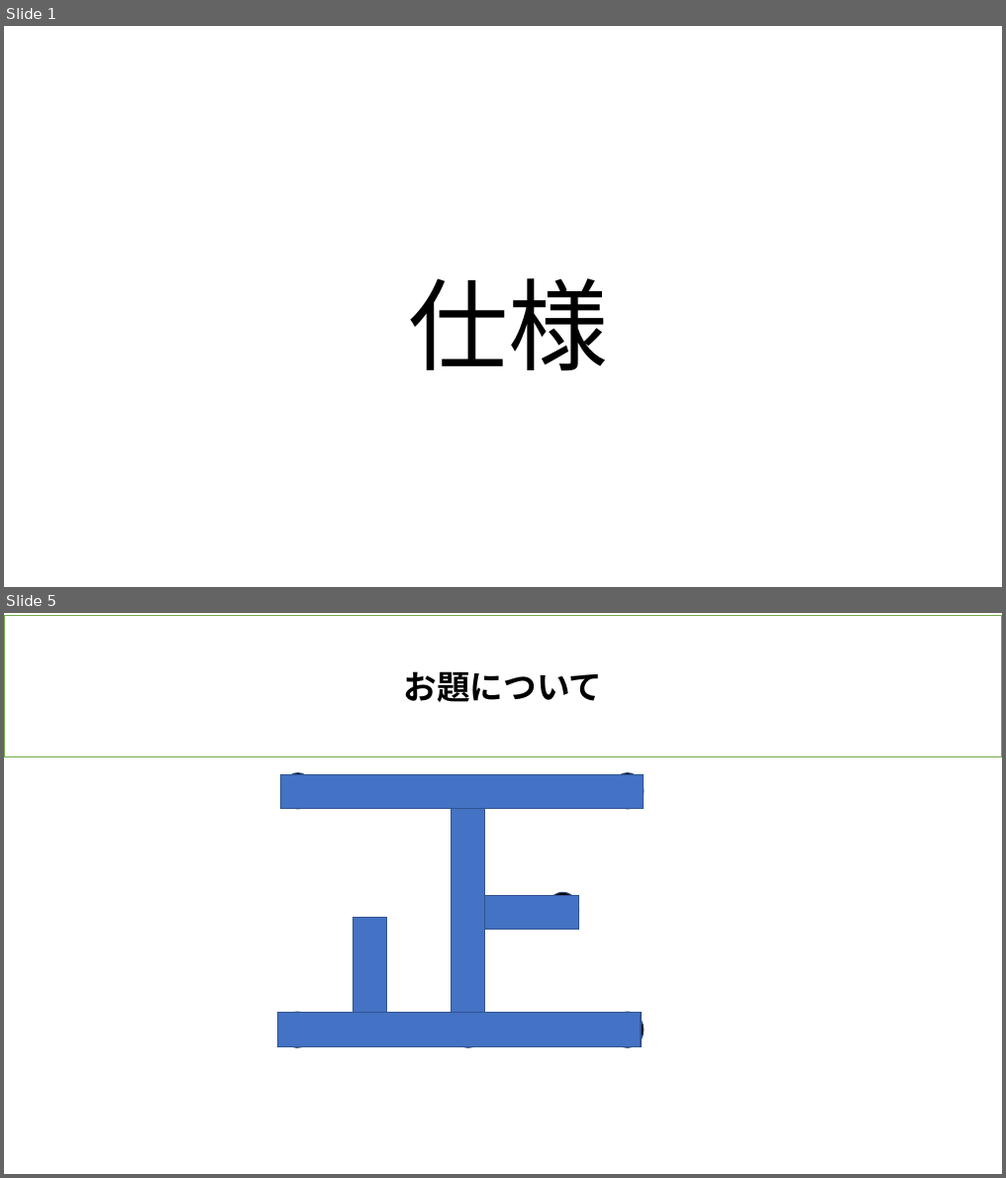
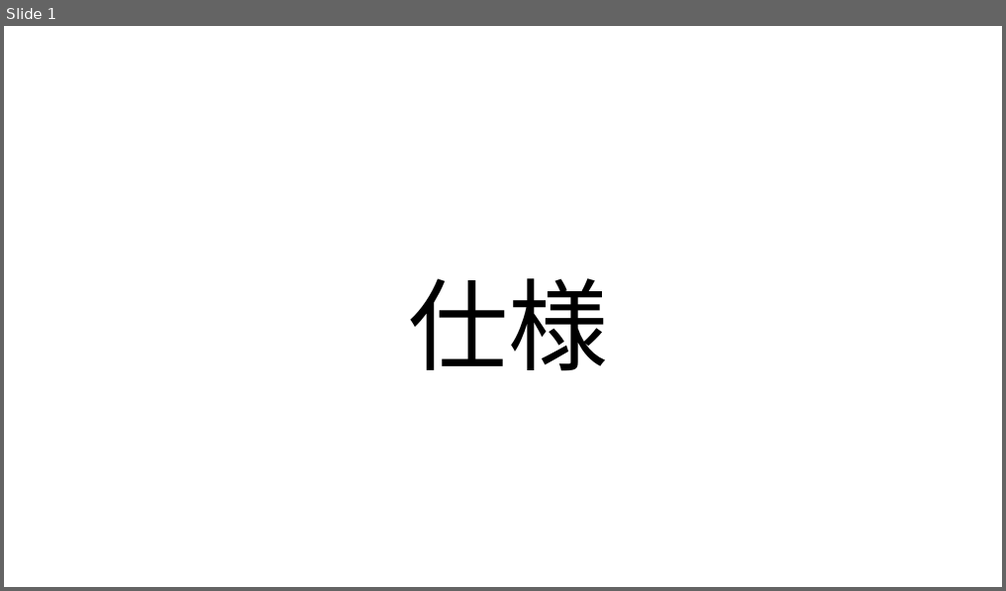
Before and after one commit to 2025Game/12Yamamoto, a slide deck: 3DLV3/Plam/仕様書.pptx. Shown one above the other, each under a label of ours: slides 1 and 5 before the commit, slide 1 after it; the slides between them are not shown. The pictures are 1006x1178 and 1006x591 pixels, drawn with LibreOffice and Linux fonts; fonts in the diff are those of the drawing. Boxes give left, top, right and bottom in pixels: in the first picture for what was removed or moved away, otherwise in the second. Text is boxed around its words. In the diff, an @@ line names an element or a change of style, - is before the commit and + after.

```diff
--- a/3DLV3/Plam/仕様書.pptx
+++ b/3DLV3/Plam/仕様書.pptx
@@ slide 5 removed at (x1=4, y1=613, x2=1002, y2=1174), background #FFFFFF @@
@@ rectangle removed at (x1=4, y1=615, x2=1002, y2=758) @@
-お題について
@@ rectangle removed at (x1=281, y1=775, x2=645, y2=809) @@
@@ ellipse removed at (x1=282, y1=773, x2=313, y2=809) @@
@@ ellipse removed at (x1=452, y1=775, x2=484, y2=811) @@
@@ ellipse removed at (x1=612, y1=773, x2=645, y2=809) @@
@@ rectangle removed at (x1=451, y1=809, x2=485, y2=1012) @@
@@ ellipse removed at (x1=452, y1=894, x2=484, y2=930) @@
@@ rectangle removed at (x1=484, y1=896, x2=579, y2=930) @@
@@ ellipse removed at (x1=547, y1=892, x2=579, y2=928) @@
@@ rectangle removed at (x1=353, y1=918, x2=387, y2=1012) @@
@@ ellipse removed at (x1=353, y1=943, x2=386, y2=979) @@
@@ rectangle removed at (x1=278, y1=1013, x2=642, y2=1047) @@
@@ ellipse removed at (x1=282, y1=1012, x2=314, y2=1048) @@
@@ ellipse removed at (x1=452, y1=1012, x2=484, y2=1048) @@
@@ ellipse removed at (x1=612, y1=1012, x2=645, y2=1048) @@
```
Also in this commit, not shown: 1 slide added, 6 other slides removed, 3 other files.
